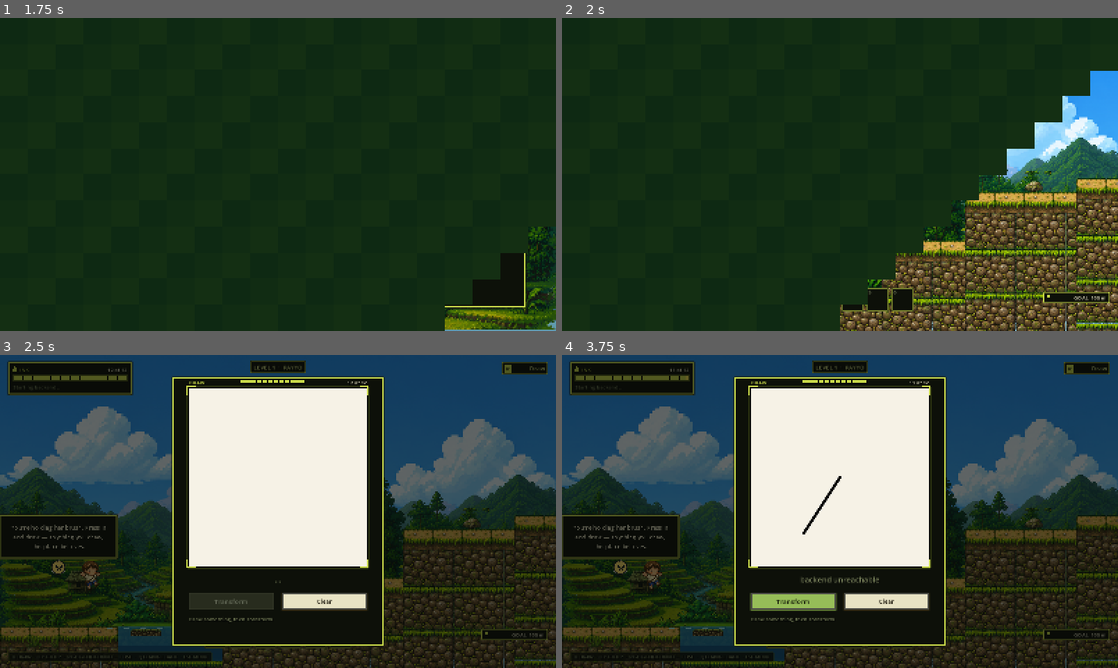
Above: before the commit, frames 1-4 (two rows, left to right).
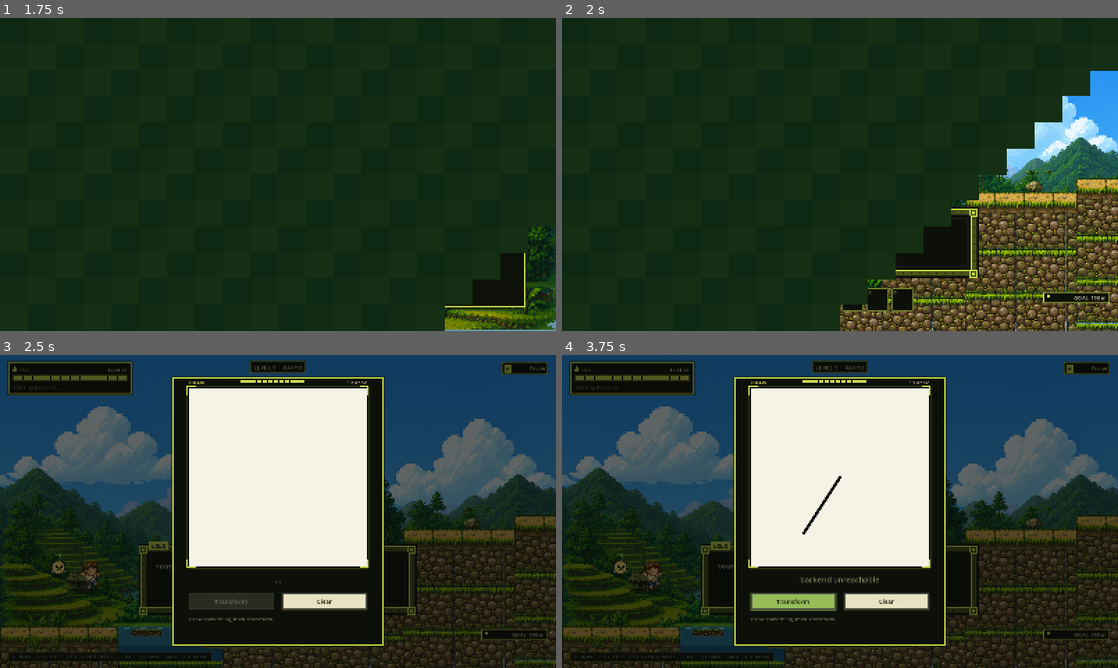
Above: after the commit, the same moments.

Repository: hyuuuan/OBRA
Game: Godot game, scene res://ui/main_menu.tscn
Two runs of this game, one before a commit and one after it. Both use one fixed random seed, a clock stepped at 60 frames per second and the inputs below.
Inputs (mouse positions are in pixels of both pictures, inside the frame that each line leads up to):
- Up to frame 1 (1.75 s): click "PLAY" at 0.5 s; click "LEVEL 1" at 1.25 s
- Up to frame 2 (2 s): no input
- Up to frame 3 (2.5 s): tap R (redraw) at 2 s; move the mouse to (400, 495) at 2.02 s; hold D (move_right) from 2.03 s (still down); hold E (interact) from 2.03 s (still down); click (400, 495) at 2.17 s; tap Space (jump) at 2.27 s
- Up to frame 4 (3.75 s): tap Space (jump) at 2.57 s; release D (move_right) at 2.75 s; release E (interact) at 2.75 s; click "Clear" at 2.75 s; tap R (redraw) at 3.5 s; drag from (840, 477) to (734, 642) at 3.52 s

Frame 1 is identical in both runs. In frame 2, 2.0% of the frame differs, in the area x 60-75%, y 60-84%; in frame 3, 3.2%, in the area x 0-75%, y 50-84%; in frame 4, 3.2%.

Commit message:
Take the story out of a bubble over Lolo's head and put it on the screen
A speech bubble pinned to a floating companion is fine for a character barking one
word and wrong for everything this game does with dialogue. It moved while you read
it, it resized per line, it could be behind terrain or off the side of the camera,
and it put the story at whatever height Lolo happened to be drifting at. Where a
character is standing is not a property of the story they are telling.

Both voices now go to the same framed box and the plaque on it says which one is
talking. Splitting them was the old fix for the same problem -- Lolo in a bubble
over his head, the apo as a caption at the top of the screen -- and it worked by
keeping them so far apart that nobody could confuse them, which is not a
presentation but an evasion. It also cost the apo's lines any weight at all: the
player's own thoughts appeared in the same grey line that says "Not enough ink".
The status line keeps what it should have kept all along, which is the game talking
about itself.

say/hush/is_speaking are untouched. Three callers depend on that interface and none
of them should have to know where the line is drawn. is_speaking now asks the box
whose line is up, because two voices share it and a caller asking "am I speaking?"
means itself.

One real bug found on the way: a Tween is bound to its node's pause state, so under
a modal that pauses the game the box's fade-out never advanced and a stale line sat
underneath the decision box arguing with the question. The fades are pause-immune
now, and a decision or a memory clears the running line before it opens.

The audit that reads Lolo's lines reads them out of the box, and gates on his own
is_speaking so it cannot report the apo's thoughts as something he said.

Diff:
--- a/game/creatures/lolo.tscn
+++ b/game/creatures/lolo.tscn
@@ -9,29 +9,3 @@
 
 [node name="Figure" type="Node2D" parent="."]
 script = ExtResource("2_lolofig")
-
-[node name="Bubble" type="Control" parent="."]
-anchors_preset = 0
-offset_left = -150.0
-offset_top = -128.0
-offset_right = 150.0
-offset_bottom = -40.0
-mouse_filter = 2
-
-[node name="Panel" type="PanelContainer" parent="Bubble"]
-layout_mode = 1
-anchors_preset = 15
-anchor_right = 1.0
-anchor_bottom = 1.0
-grow_horizontal = 2
-grow_vertical = 2
-mouse_filter = 2
-
-[node name="Text" type="Label" parent="Bubble/Panel"]
-layout_mode = 2
-mouse_filter = 2
-theme_override_font_sizes/font_size = 17
-text = "..."
-horizontal_alignment = 1
-vertical_alignment = 1
-autowrap_mode = 3
--- a/game/scripts/dialogue_choice_overlay.gd
+++ b/game/scripts/dialogue_choice_overlay.gd
@@ -20,6 +20,16 @@
 func _ready() -> void:
 	super()
 	closes_on_cancel = false
+	# A decision is the most story-laden thing in the level -- the answer physically
+	# rearranges it -- so it is framed like the rest of the story rather than presented as
+	# a settings dialog with three long buttons in it.
+	UIFrame.wrap($Root/Center/Panel as PanelContainer)
+
+
+## The running dialogue line is cleared before this opens. Both are story, both are framed,
+## and one behind the other reads as two people talking over each other.
+func _on_opened() -> void:
+	get_tree().call_group(DialogueBox.GROUP, &"hide_line")
 
 
 ## `choices` is one line per route, in ROUTES order. Anything missing is skipped
--- a/game/scripts/game_level.gd
+++ b/game/scripts/game_level.gd
@@ -4,6 +4,9 @@
 
 ## A morph whose anchor comes within this radius of the level's GoalMarker completes it.
 const GOAL_RADIUS := 120.0
+## What the box's plaque says when the line is the player's own thought rather than Lolo's
+## voice. "Apo" is what Lolo calls them, so it is the name the player already knows.
+const APO_SPEAKER := "Apo"
 
 ## The body the player starts in and can always get back to.
 const WANDERER_SCENE := "res://creatures/wanderer.tscn"
@@ -29,6 +32,9 @@
 ## Built in code rather than authored into the scene, like the requirement strip: it owns
 ## its own frame and gauge and there is nothing to lay out by hand.
 var hud_panel: HudPanel
+## The framed box every story line is shown in. Built here rather than authored into the
+## scene because it is pure presentation with no state to save and nothing to wire.
+var dialogue_box: DialogueBox
 ## The corner readouts and where each belongs, so they can be re-placed together.
 var _chips: Array = []
 ## How long the player has been under the water in their own body.
@@ -617,9 +623,15 @@
 ## unrelated line from the old dialogue file. Two narrators, disagreeing, in the level
 ## whose job is to teach the game.
 ##
-## Lolo speaks in his bubble, because that is where the player is already looking for him.
-## The apo is the player's own thought and stays in the status line. Lines arrive as a
-## list because most beats are several in a row, and the bubble shows them in sequence.
+## BOTH VOICES NOW GO TO THE SAME BOX, and the plaque on it says which one is talking.
+## Splitting them was the old fix for the same problem -- Lolo in a bubble over his head,
+## the apo as a caption at the top of the screen -- and it worked by keeping them so far
+## apart that nobody could confuse them. That is not a presentation, it is an evasion, and
+## it cost the apo's lines any weight at all: the player's own thoughts appeared in the
+## same grey line that says "Not enough ink".
+##
+## The status label keeps what it should have kept all along: the game talking about
+## itself. Story is story, and story is framed.
 func _speak(lines: Array) -> void:
 	for line_value: Variant in lines:
 		var line: Dictionary = line_value
@@ -628,6 +640,8 @@
 			continue
 		if String(line.get("speaker", "lolo")) == "lolo" and lolo != null and is_instance_valid(lolo):
 			lolo.say(text)
+		elif dialogue_box != null:
+			dialogue_box.show_line(text, APO_SPEAKER)
 		else:
 			status_label.text = text
 
@@ -1102,6 +1116,21 @@
 		UIGlyph.Kind.FLAG)
 	_style_action_tag()
 	_frame_controls_legend()
+	_build_dialogue_box()
+
+
+## Its own layer, above the HUD and below every modal. A story line must sit over the ink
+## meter -- it is the more important of the two whenever it is up -- but a decision box or
+## the pause menu has to sit over IT, and the layer budget in modal_overlay.gd starts the
+## modals at 50.
+func _build_dialogue_box() -> void:
+	var layer := CanvasLayer.new()
+	layer.name = "DialogueLayer"
+	layer.layer = 8
+	add_child(layer)
+	dialogue_box = DialogueBox.new()
+	dialogue_box.name = "DialogueBox"
+	layer.add_child(dialogue_box)
 
 
 ## The Draw button, as a key prompt rather than a button.
@@ -1530,6 +1559,8 @@
 	lolo = scene.instantiate() as Lolo
 	entity_root.add_child(lolo)
 	lolo.follow(player)
+	if dialogue_box != null:
+		lolo.set_dialogue_box(dialogue_box)
 	_lolo_says("greeting")
 
 
--- a/game/scripts/lolo.gd
+++ b/game/scripts/lolo.gd
@@ -10,6 +10,11 @@
 ## He deliberately does not collide with anything. A companion who can be stood on, or
 ## who can wedge the player into a wall, is a hazard rather than a guide.
 
+## What the box's plaque says when he is the one talking. The apo shares the same box for
+## their own thoughts, so the name is how either of them is told apart -- by the player
+## reading it, and by is_speaking() below.
+const SPEAKER := "Lolo"
+
 ## How far behind and above the player he settles.
 @export var follow_offset := Vector2(-92.0, -74.0)
 ## Higher is snappier. He is slower than the camera so he trails rather than sticks.
@@ -20,8 +25,10 @@
 @export var bob_hz: float = 0.55
 
 @onready var _figure: Node2D = $Figure
-@onready var _bubble: Control = $Bubble
-@onready var _bubble_label: Label = $Bubble/Panel/Text
+
+## Where his lines are shown. Screen space, owned by the level, handed to him at spawn --
+## see set_dialogue_box(). He no longer carries a bubble.
+var _box: DialogueBox
 
 var _target: Node2D
 var _phase: float = 0.0
@@ -31,8 +38,6 @@
 
 func _ready() -> void:
 	add_to_group(&"companion")
-	_bubble.visible = false
-	_bubble.modulate.a = 0.0
 
 
 func follow(target: Node2D) -> void:
@@ -43,62 +48,35 @@
 
 ## Show a line until something replaces it. `seconds` of 0 means "until told
 ## otherwise", which is what a hint about the obstacle in front of you wants to be.
+##
+## THE SIGNATURE IS THE CONTRACT. TutorialDirector, LevelDirector and game_level all call
+## say/hush/is_speaking and none of them should have to know that the line is now drawn in
+## a framed box at the bottom of the screen rather than in a bubble over his head.
 func say(text: String, seconds: float = 0.0) -> void:
 	if text.is_empty():
 		hush()
 		return
-	_bubble_label.text = text
-	_fit_bubble(text)
+	if _box != null:
+		_box.show_line(text, SPEAKER, seconds)
 	_speech_time = seconds
-	if not _bubble.visible:
-		_bubble.visible = true
-		var appear := create_tween()
-		appear.tween_property(_bubble, "modulate:a", 1.0, 0.18)
 	_figure.set("talking", true)
 
 
-## Size the bubble to the line instead of to a fixed box.
-##
-## It was pinned at 300x88 whatever was in it, so a short line sat in a wide empty
-## rectangle and a long one wrapped to four cramped rows inside the same rectangle. Payyo's
-## lines run from "Here." to a full sentence about the Spanish burning the lowlands, and
-## one fixed box cannot serve both.
-##
-## The bubble's BOTTOM edge stays put -- it is what points at Lolo -- and the box grows
-## upward, so his head is never covered by his own speech.
-func _fit_bubble(text: String) -> void:
-	const MIN_WIDTH := 170.0
-	const MAX_WIDTH := 340.0
-	const PADDING := Vector2(26.0, 20.0)
-	const BOTTOM := -40.0          # where the bubble sits relative to Lolo
-
-	var font := _bubble_label.get_theme_font(&"font")
-	var size := _bubble_label.get_theme_font_size(&"font_size")
-	var single := font.get_string_size(text, HORIZONTAL_ALIGNMENT_LEFT, -1.0, size).x
-	var width := clampf(single + PADDING.x, MIN_WIDTH, MAX_WIDTH)
-	# How tall that width makes it once wrapped.
-	var wrapped := font.get_multiline_string_size(
-		text, HORIZONTAL_ALIGNMENT_CENTER, width - PADDING.x, size)
-	var height := wrapped.y + PADDING.y
-
-	_bubble.offset_left = -width * 0.5
-	_bubble.offset_right = width * 0.5
-	_bubble.offset_bottom = BOTTOM
-	_bubble.offset_top = BOTTOM - height
+## Handed the screen-space box to speak through. Without one he simply says nothing, which
+## keeps every headless fixture that spawns a bare Lolo working.
+func set_dialogue_box(box: DialogueBox) -> void:
+	_box = box
 
 
 func hush() -> void:
 	_speech_time = 0.0
 	_figure.set("talking", false)
-	if not _bubble.visible:
-		return
-	var fade := create_tween()
-	fade.tween_property(_bubble, "modulate:a", 0.0, 0.18)
-	fade.tween_callback(func() -> void: _bubble.visible = false)
+	if _box != null:
+		_box.hide_line()
 
 
 func is_speaking() -> bool:
-	return _bubble.visible
+	return _box != null and _box.visible and _box.current_speaker == SPEAKER
 
 
 func _process(delta: float) -> void:
@@ -107,10 +85,14 @@
 	_figure.set("facing", _facing)
 	_figure.queue_redraw()
 
+	# The box counts its own line down -- it is the thing that knows whether the text has
+	# even finished arriving yet. What is kept here is the mouth: he stops talking when
+	# the line is no longer up, however it went away.
 	if _speech_time > 0.0:
 		_speech_time -= delta
 		if _speech_time <= 0.0:
-			hush()
+			_speech_time = 0.0
+			_figure.set("talking", false)
 
 	if _target == null or not is_instance_valid(_target):
 		return
@@ -122,9 +104,6 @@
 	var to_target := _target_position().x - global_position.x
 	if absf(to_target) > 24.0:
 		_facing = signf(to_target)
-	# The bubble hangs above him in world space but must not flip with him, or the
-	# text would read backwards every time the player turned around.
-	_bubble.scale = Vector2.ONE
 
 
 func _desired_position() -> Vector2:
--- a/game/scripts/memory_overlay.gd
+++ b/game/scripts/memory_overlay.gd
@@ -18,6 +18,16 @@
 func _ready() -> void:
 	super()
 	closes_on_cancel = false
+	# The memory is literally a painting of Lola's -- the Empathy route shows her painting
+	# this exact bridge -- so of everything in the game this is the one that most has to
+	# arrive in a frame.
+	UIFrame.wrap($Root/Center/Panel as PanelContainer)
+
+
+## The running dialogue line is cleared before this opens. Both are story, both are framed,
+## and one behind the other reads as two people talking over each other.
+func _on_opened() -> void:
+	get_tree().call_group(DialogueBox.GROUP, &"hide_line")
 	_continue.pressed.connect(_on_continue)
 
 
--- a/game/tests/run_level1_audit.gd
+++ b/game/tests/run_level1_audit.gd
@@ -870,13 +870,17 @@
 	await process_frame
 
 
-## What is in Lolo's speech bubble right now. His voice, as the player sees it -- not the
-## status label, which carries the apo's own lines.
+## What Lolo is saying right now. His voice as the player sees it, read out of the framed
+## box he shares with the apo -- and only when the box says the line is his, or this would
+## report the player's own thoughts as though he had spoken them.
 func _lolo_bubble(level: Node) -> String:
 	var lolo = level.get("lolo")
 	if lolo == null or not is_instance_valid(lolo):
 		return ""
-	return _collect_labels(lolo)
+	if not lolo.call("is_speaking"):
+		return ""
+	var box = level.get("dialogue_box")
+	return "" if box == null else _collect_labels(box)
 
 
 ## Drop a placed prop of `class_id` just above `target`, the way a player placing one
--- a/game/tests/run_visual_hud.gd
+++ b/game/tests/run_visual_hud.gd
@@ -11,7 +11,8 @@
 ## caught only this way.
 ##
 ## The states are chosen to be the ones that differ: a full gauge and a nearly-spent one,
-## ink reserved mid-stroke, an empty bag and a bag with something held in it.
+## ink reserved mid-stroke, a line still typing and the same line finished, and both of
+## the voices that share the framed box.
 
 var level: Node2D
 
@@ -49,18 +50,31 @@
 	hud.call("set_ink", 12.0, 12.0, 0.0)
 	level.get("status_label").text = "Ready — draw a morph or utility"
 
+	# The framed box, both voices, and the state that only exists for a second and a half:
+	# a line still arriving. If the reveal ever breaks it breaks here and nowhere else.
+	level.get("lolo").call("say", "Four hundred years. Maybe less. They built this while the Spanish were burning the lowlands — this was not left behind, apo. This is an answer.")
+	await _wait(0.5)
+	await _capture("03_dialogue_typing")
+	await _wait(3.0)
+	await _capture("04_dialogue_full")
+	level.get("dialogue_box").call("show_line", "Her brush is still warm.", "Apo")
+	await _wait(1.2)
+	await _capture("05_dialogue_apo")
+	level.get("lolo").call("hush")
+	await _wait(0.4)
+
 	level.get_node("DrawPanel").call("open_panel")
 	await _wait(0.9)
-	await _capture("03_draw_panel")
+	await _capture("06_draw_panel")
 	level.get_node("DrawPanel").call("close_panel")
 	await _wait(0.5)
 
 	level.get_node("PauseMenu").call("open")
 	await _wait(0.8)
-	await _capture("04_pause")
+	await _capture("07_pause")
 	level.get_node("PauseMenu").get("settings_button").emit_signal("pressed")
 	await _wait(1.0)
-	await _capture("05_settings")
+	await _capture("08_settings")
 	var settings := level.get_node_or_null("SettingsOverlay")
 	if settings != null:
 		settings.call("close")
--- a/game/tests/run_visual_props.gd
+++ b/game/tests/run_visual_props.gd
@@ -60,13 +60,12 @@
 	var hud := level.get_node_or_null("CanvasLayer") as CanvasLayer
 	if hud != null:
 		hud.visible = false
-	# Lolo's bubble is a world-space node rather than HUD, and it is wide enough to cover
-	# whatever is being photographed -- Lolo himself included.
-	var companion := level.get("lolo") as Node2D
-	if companion != null:
-		var bubble := companion.get_node_or_null("Bubble") as CanvasItem
-		if bubble != null:
-			bubble.visible = false
+	# The dialogue box is wide enough to cover whatever is being photographed. It used to
+	# be a world-space bubble hanging off Lolo; it is now its own layer, so hiding the
+	# HUD layer above does not take it with it.
+	var dialogue := level.get_node_or_null("DialogueLayer") as CanvasLayer
+	if dialogue != null:
+		dialogue.visible = false
 
 	# The camera clamps itself to the level's bounds, which would refuse to look at
 	# anything within half a screen of either edge -- the bale among them.
